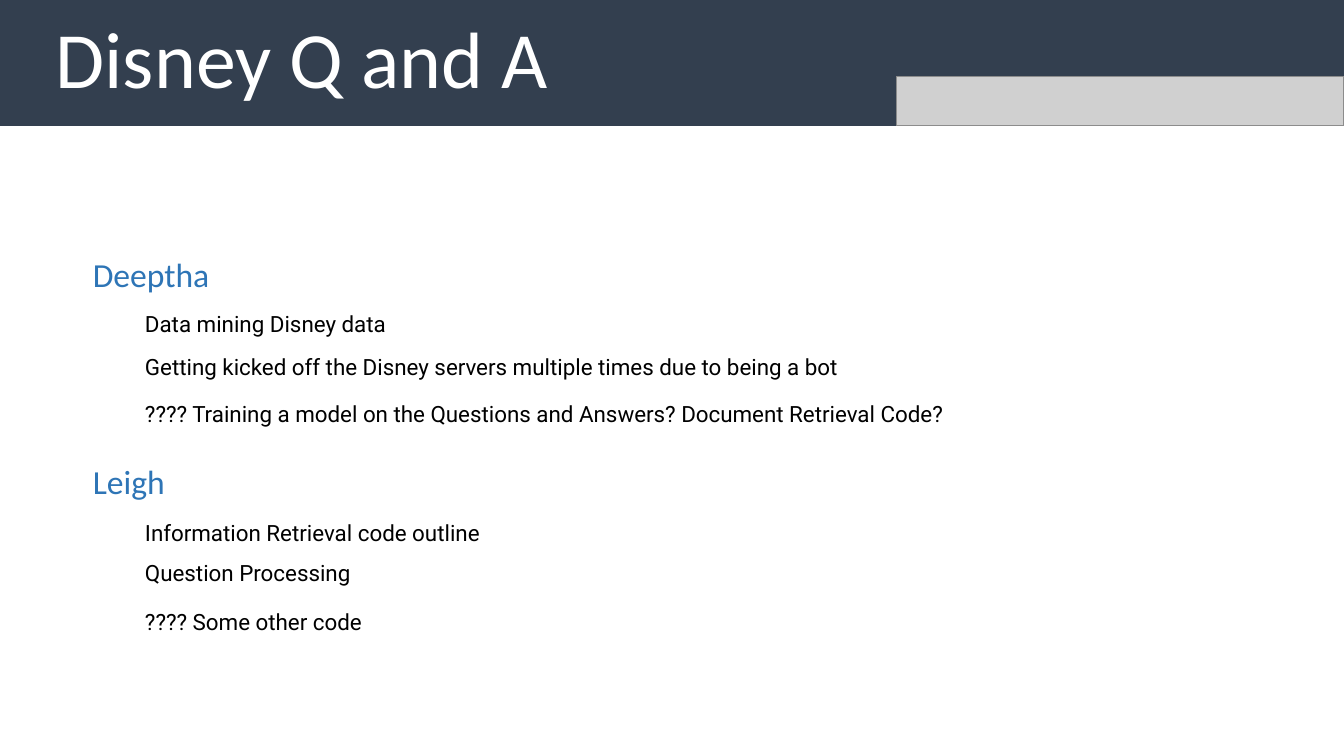
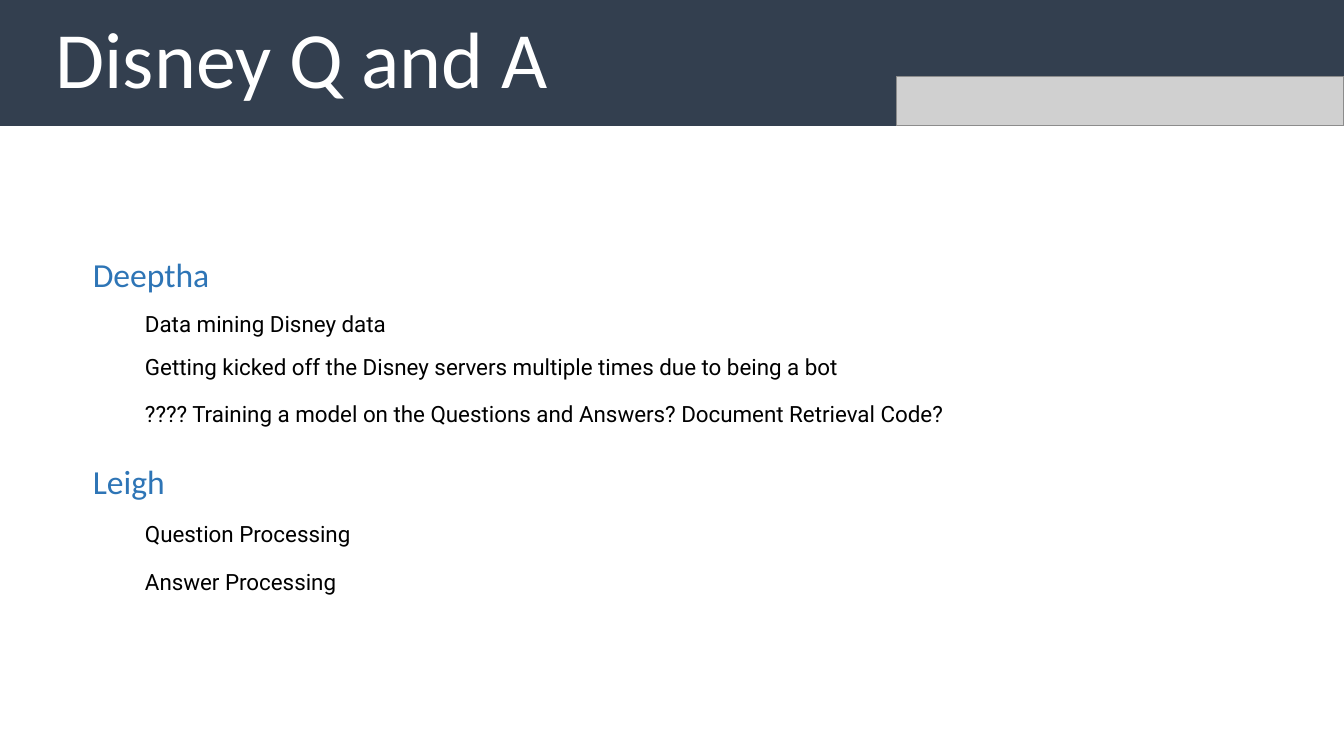
Before and after one commit to uabinf/nlp-group-project-fall-2020-disneyqanda, a slide deck: slide 11 of disneyqanda.pptx (slide 13 before the commit). Drawn at 1344x756 pixels with LibreOffice and Linux fonts; fonts in the diff are those of the drawing; grey boxes stand for pictures. Boxes give left, top, right and bottom in pixels: in the first picture for what was removed or moved away, otherwise in the second. Text is boxed around its words. In the diff, an @@ line names an element or a change of style, - is before the commit and + after.

Commit message:
updating pp

```diff
--- a/disneyqanda.pptx
+++ b/disneyqanda.pptx
@@ text "Question Processing": place and size @@
-text "Question Processing" at bbox=[145, 565, 350, 586]
+text "Question Processing" at bbox=[145, 526, 350, 547]
@@ text removed at bbox=[145, 524, 479, 542] @@
-Information Retrieval code outline
@@ text added at bbox=[145, 574, 336, 595], 16 pt, text #000000 @@
+Answer Processing
@@ text removed at bbox=[193, 613, 362, 631] @@
-???? Some other code
```
Also in this commit, not shown: 2 other slides changed, 2 slides added, 4 slides removed.
